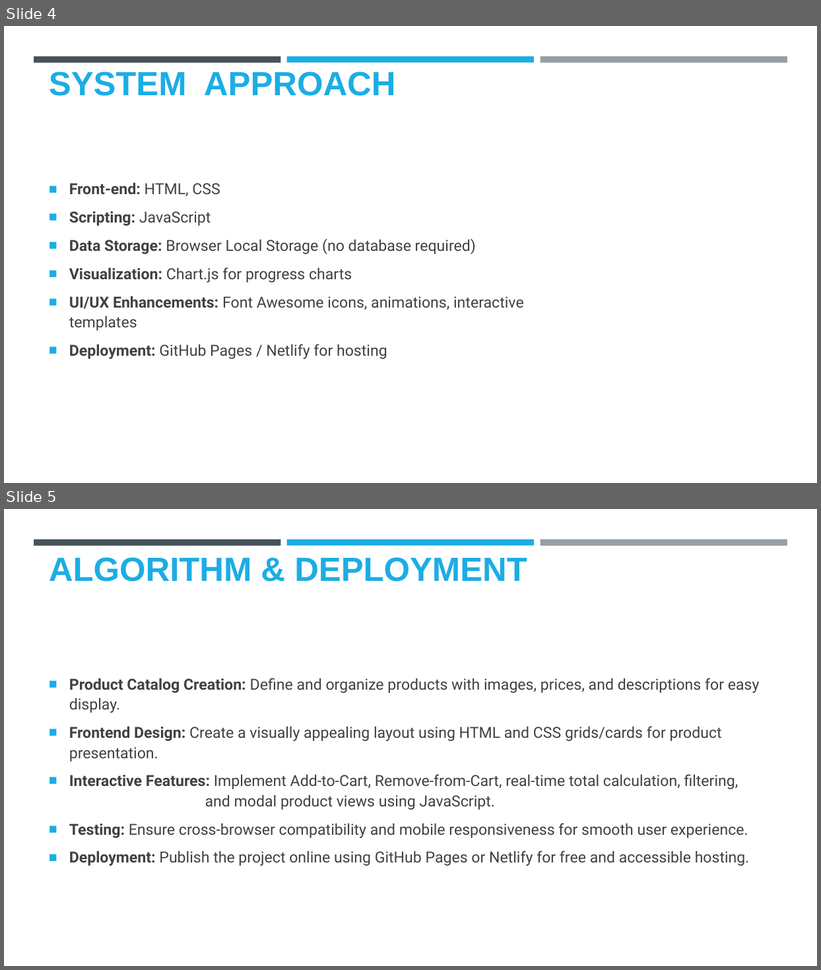
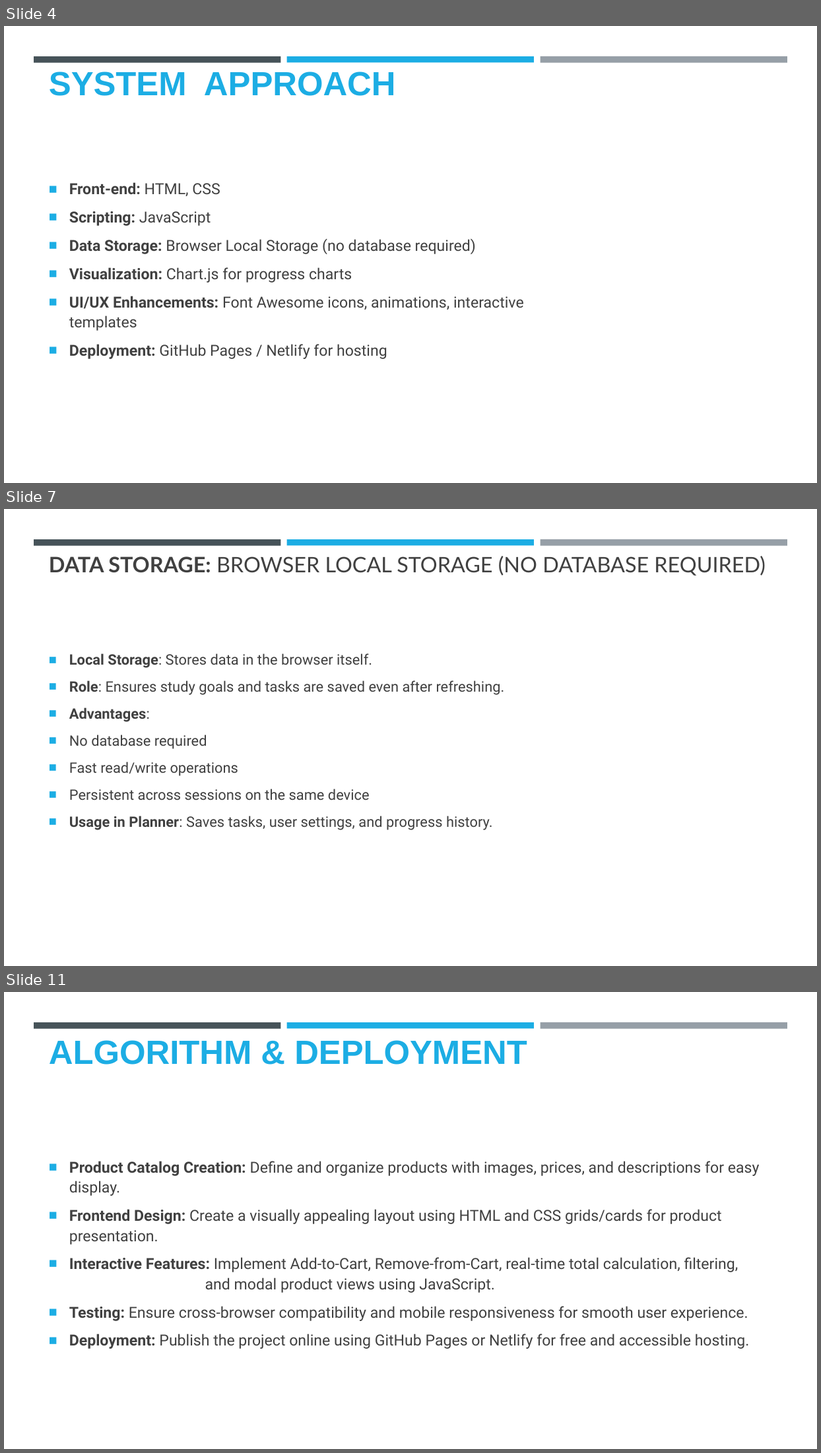
Before and after one commit to timcoder-12/study-dashboard, a slide deck: SSP_ppt.pptx. Shown one above the other, each under a label of ours: slides 4 and 5 before the commit, slides 4, 7 and 11 after it; the slides between them are not shown. The pictures are 821x970 and 821x1453 pixels, drawn with LibreOffice and Linux fonts; fonts in the diff are those of the drawing; background and template pictures are left out. Boxes give left, top, right and bottom in pixels: in the first picture for what was removed or moved away, otherwise in the second. Text is boxed around its words. In the diff, an @@ line names an element or a change of style, - is before the commit and + after.

```diff
--- a/SSP_ppt.pptx
+++ b/SSP_ppt.pptx
@@ slide 7 added at <box>4,509,817,966</box>, background #FFFFFF; not listed: 3 template elements that a slide beside it also shows @@
@@ title added at <box>49,556,766,576</box>, 25.2 pt, text #404040 @@
+DATA STORAGE: BROWSER LOCAL STORAGE (NO DATABASE REQUIRED)
@@ text added at <box>69,654,505,830</box>, 17 pt, text #404040 @@
+■ Local Storage: Stores data in the browser itself.
+■ Role: Ensures study goals and tasks are saved even after refreshing.
+■ Advantages:
+■ No database required
+■ Fast read/write operations
+■ Persistent across sessions on the same device
+■ Usage in Planner: Saves tasks, user settings, and progress history.
@@ what was slide 5 is now slide 11 @@
```
Also in this commit, not shown: 5 other slides added.
